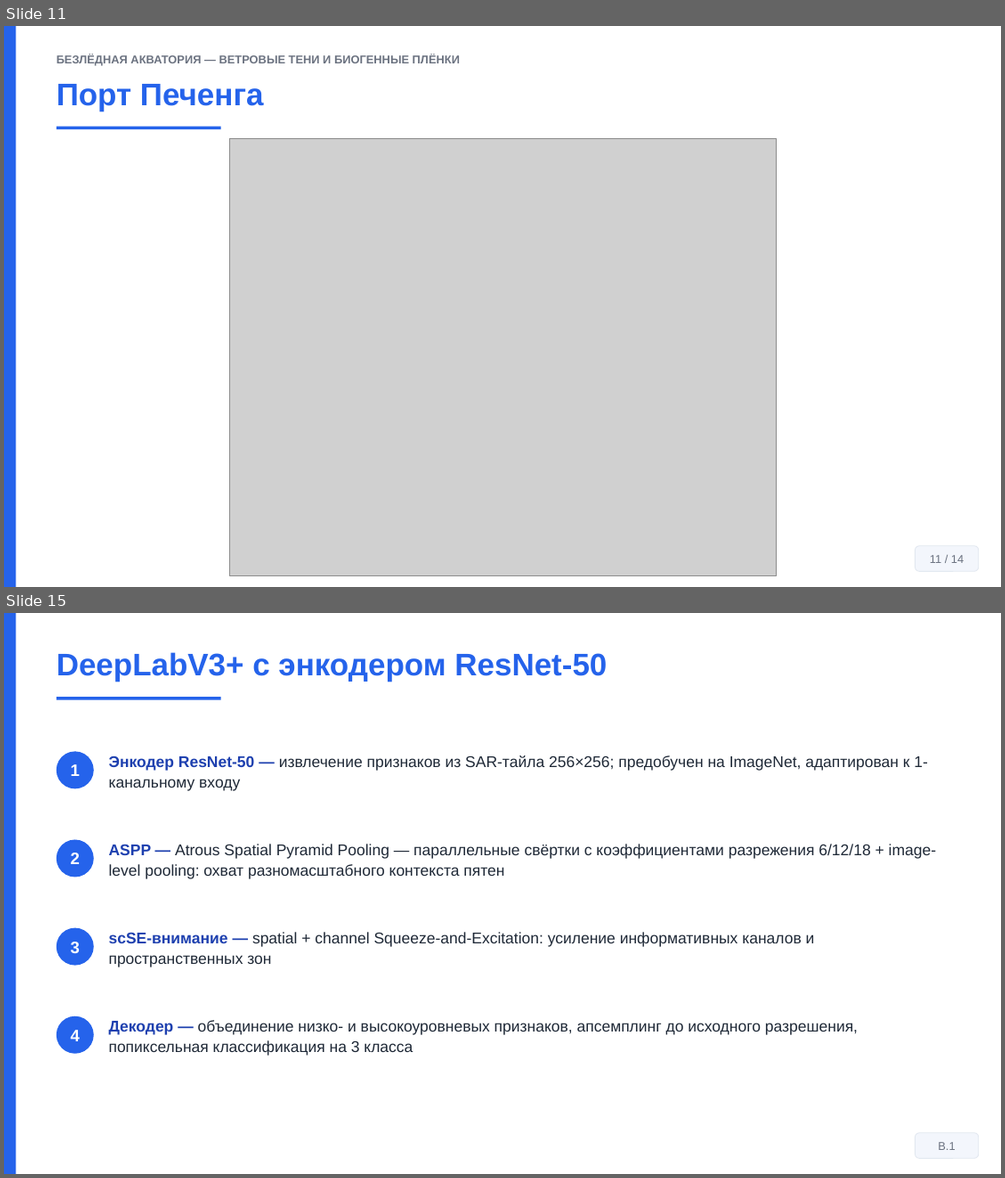
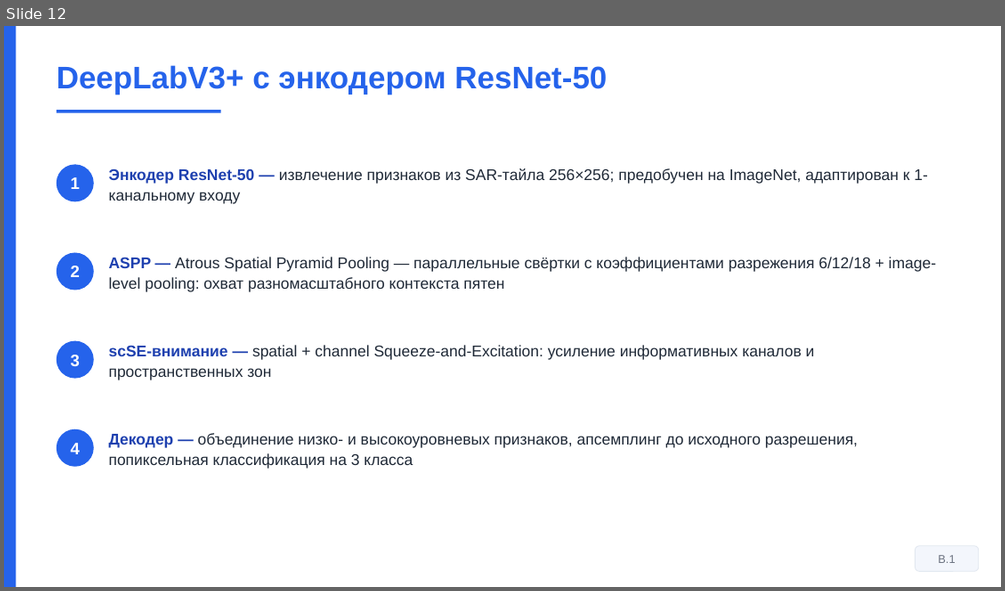
Before and after one commit to Confucius-hub/spbu_db_hw, a slide deck: thesis/vkr_final/Презентация_Финал_Байханов_2026.pptx. Shown one above the other, each under a label of ours: slides 11 and 15 before the commit, slide 12 after it; the slides between them are not shown. The pictures are 1005x1178 and 1005x591 pixels, drawn with LibreOffice and Linux fonts; fonts in the diff are those of the drawing; grey boxes stand for pictures. Boxes give left, top, right and bottom in pixels: in the first picture for what was removed or moved away, otherwise in the second. Text is boxed around its words. In the diff, an @@ line names an element or a change of style, - is before the commit and + after.

```diff
--- a/thesis/vkr_final/Презентация_Финал_Байханов_2026.pptx
+++ b/thesis/vkr_final/Презентация_Финал_Байханов_2026.pptx
@@ slide 11 removed at box(4, 26, 1001, 587), background #FFFFFF @@
@@ rectangle removed at box(4, 26, 16, 587) @@
@@ text removed at box(57, 55, 460, 66) @@
-БЕЗЛЁДНАЯ АКВАТОРИЯ — ВЕТРОВЫЕ ТЕНИ И БИОГЕННЫЕ ПЛЁНКИ
@@ text removed at box(57, 84, 264, 111) @@
-Порт Печенга
@@ rectangle removed at box(57, 127, 221, 129) @@
@@ picture removed at box(230, 138, 777, 576) @@
@@ rounded rectangle removed at box(914, 546, 979, 572) @@
-11 / 14
@@ what was slide 15 is now slide 12 @@
```
Also in this commit, not shown: 9 slides changed, 2 slides added, 5 other slides removed, 5 other files.
